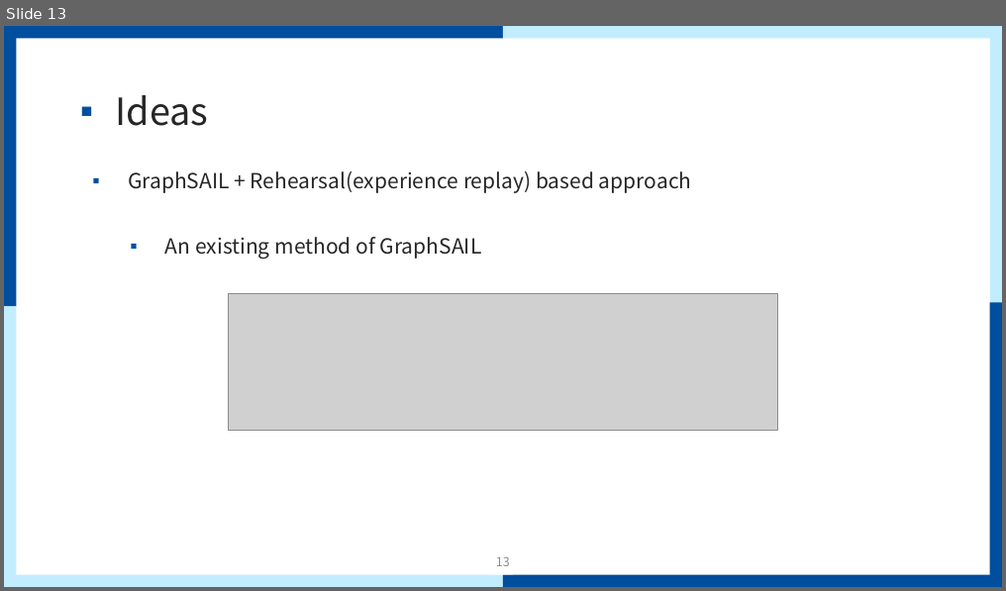
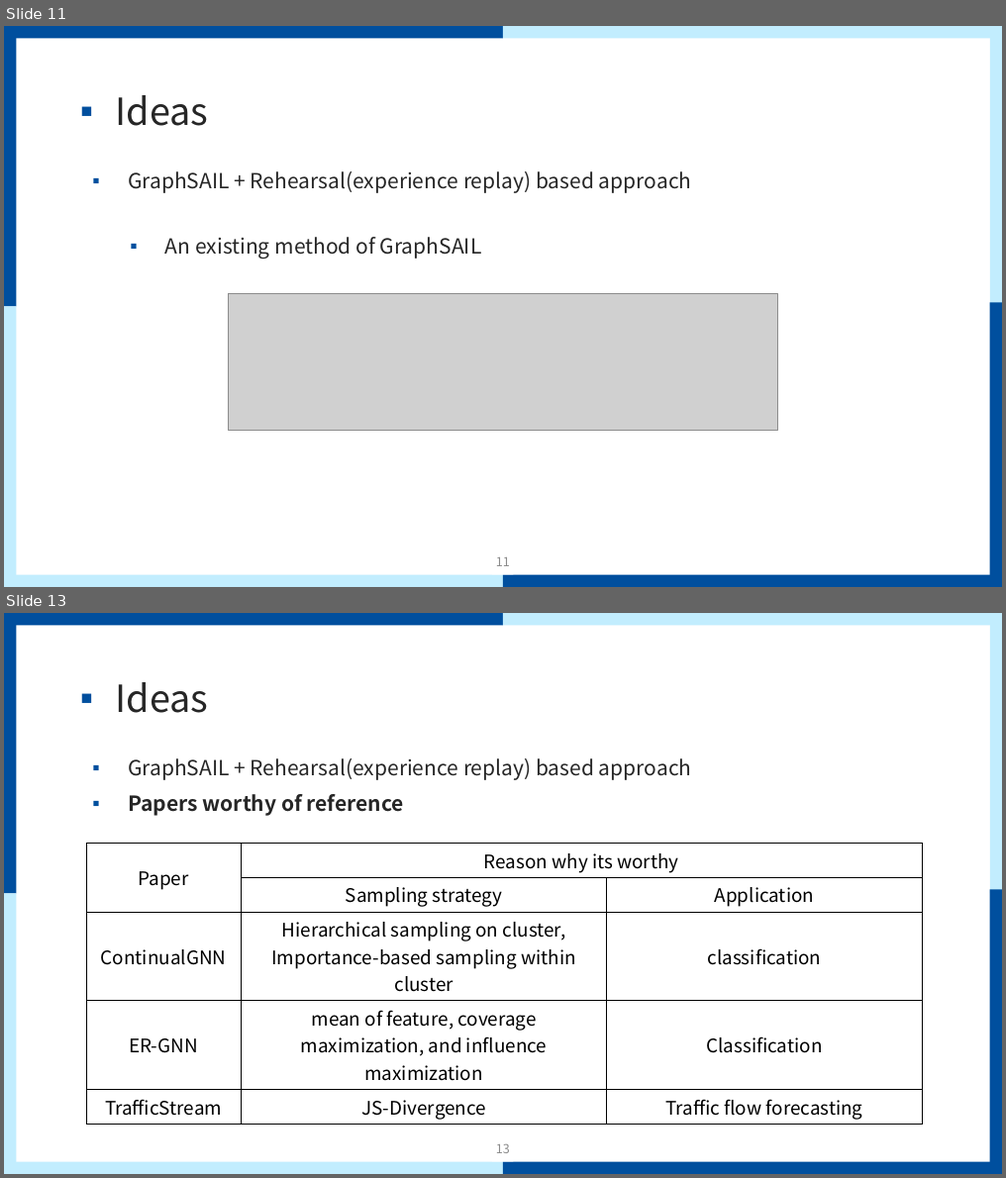
Before and after one commit to mmvv11/GraduateStudies, a slide deck: papers/papersForKCC/논문 관련 조사 및 아이디어.pptx. Shown one above the other, each under a label of ours: slide 13 before the commit, slides 11 and 13 after it; the slides between them are not shown. The pictures are 1006x591 and 1006x1178 pixels, drawn with LibreOffice and Linux fonts; fonts in the diff are those of the drawing; grey boxes stand for pictures; background and template pictures are left out. Boxes give left, top, right and bottom in pixels: in the first picture for what was removed or moved away, otherwise in the second. Text is boxed around its words. In the diff, an @@ line names an element or a change of style, - is before the commit and + after.

```diff
--- a/papers/papersForKCC/논문 관련 조사 및 아이디어.pptx
+++ b/papers/papersForKCC/논문 관련 조사 및 아이디어.pptx
@@ slide 13 added at (4, 613, 1002, 1174), background #FFFFFF; not listed: 9 template elements that a slide beside it also shows @@
@@ title added at (116, 682, 209, 713), 36 pt, text #262626 @@
+▪ Ideas
@@ text added at (128, 759, 692, 816), 20 pt, text #262626 @@
+▪ GraphSAIL + Rehearsal(experience replay) based approach
+▪ Papers worthy of reference
@@ table added at (86, 843, 923, 1124), 5 rows, 3 columns @@
+Paper | Reason why its worthy | 
+ | Sampling strategy | Application
+ContinualGNN | Hierarchical sampling on cluster, / Importance-based sampling within cluster | classification
+ER-GNN | mean of feature, coverage maximization, and influence maximization | Classification
+TrafficStream | JS-Divergence | Traffic flow forecasting
@@ page number added at (496, 1145, 510, 1154), 12 pt, text #8C8C8C @@
+13
@@ what was slide 13 is now slide 11 @@
@@ page number at (496, 558, 510, 567): text changed @@
-13
+11
```
Also in this commit, not shown: 7 slides changed, 1 other slide added, 3 other files.
